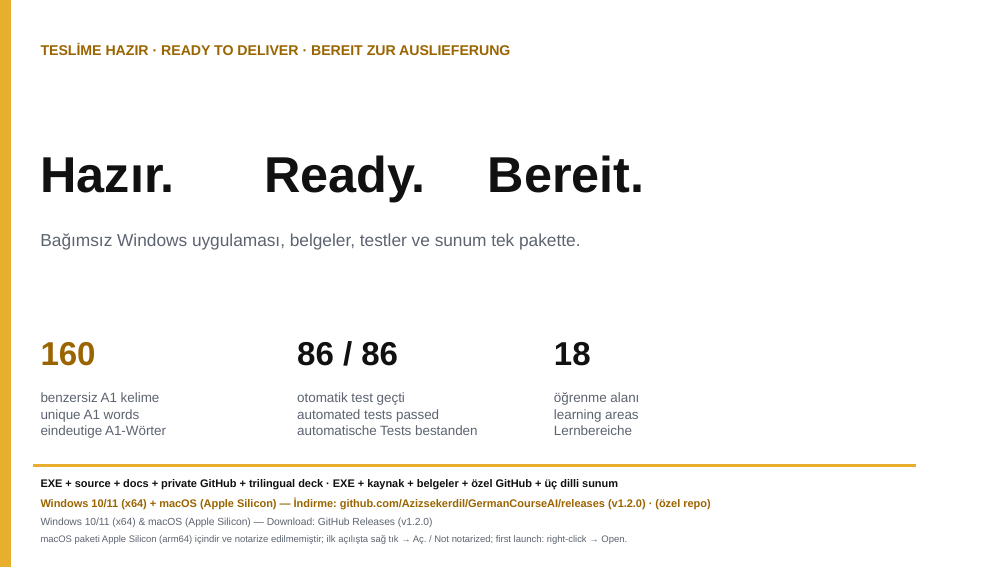
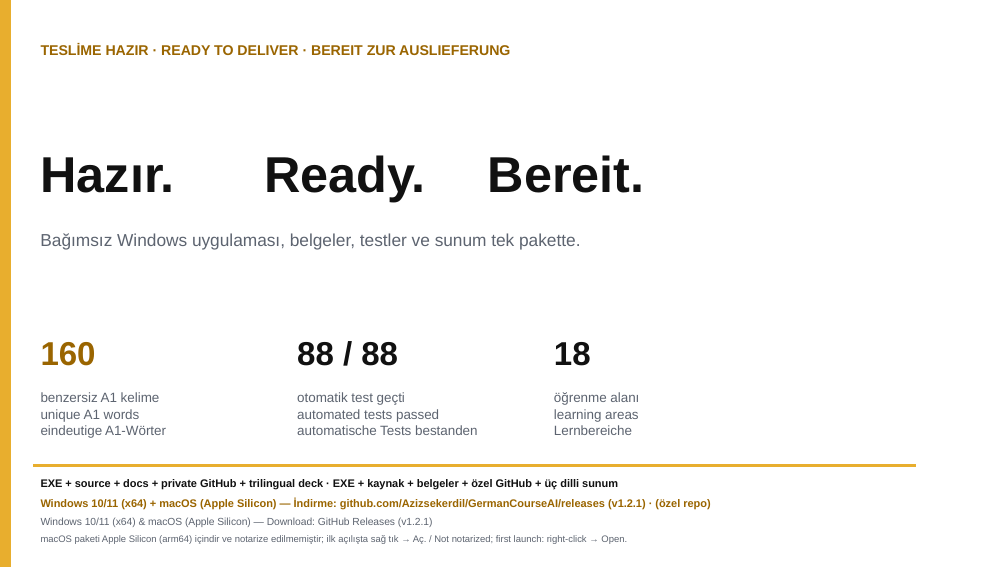
Before and after one commit to Azizsekerdil/GermanCourseAI, a slide deck: slide 6 of docs/presentation/German-Course-AI-Trilingual.pptx. Drawn at 1008x567 pixels with LibreOffice and Linux fonts; fonts in the diff are those of the drawing. Boxes give left, top, right and bottom in pixels: in the first picture for what was removed or moved away, otherwise in the second. Text is boxed around its words. In the diff, an @@ line names an element or a change of style, - is before the commit and + after.

```diff
--- a/docs/presentation/German-Course-AI-Trilingual.pptx
+++ b/docs/presentation/German-Course-AI-Trilingual.pptx
@@ text at [297, 342, 398, 366]: text changed @@
-86 / 86
+88 / 88
@@ text at [41, 499, 710, 510]: text changed @@
-Windows 10/11 (x64) + macOS (Apple Silicon) — İndirme: github.com/Azizsekerdil/GermanCourseAI/releases (v1.2.0) · (özel repo)
+Windows 10/11 (x64) + macOS (Apple Silicon) — İndirme: github.com/Azizsekerdil/GermanCourseAI/releases (v1.2.1) · (özel repo)
@@ text at [41, 518, 433, 527]: text changed @@
-Windows 10/11 (x64) & macOS (Apple Silicon) — Download: GitHub Releases (v1.2.0)
+Windows 10/11 (x64) & macOS (Apple Silicon) — Download: GitHub Releases (v1.2.1)
```
Also in this commit, not shown: 2 other files.
